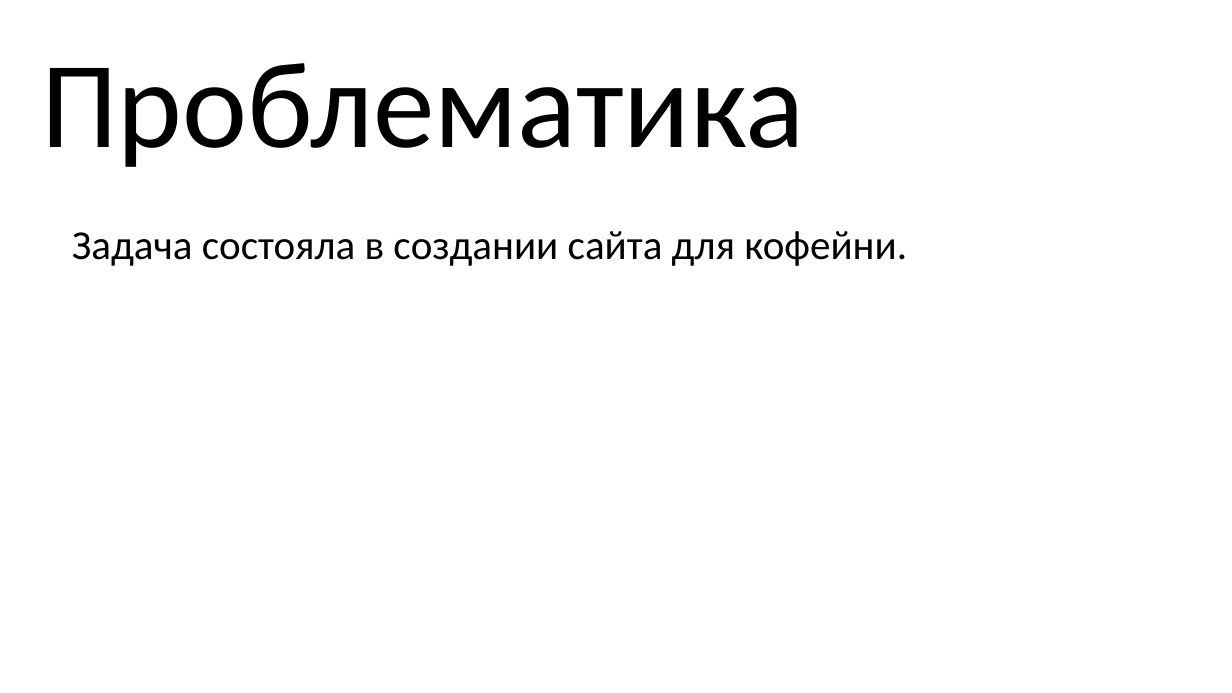
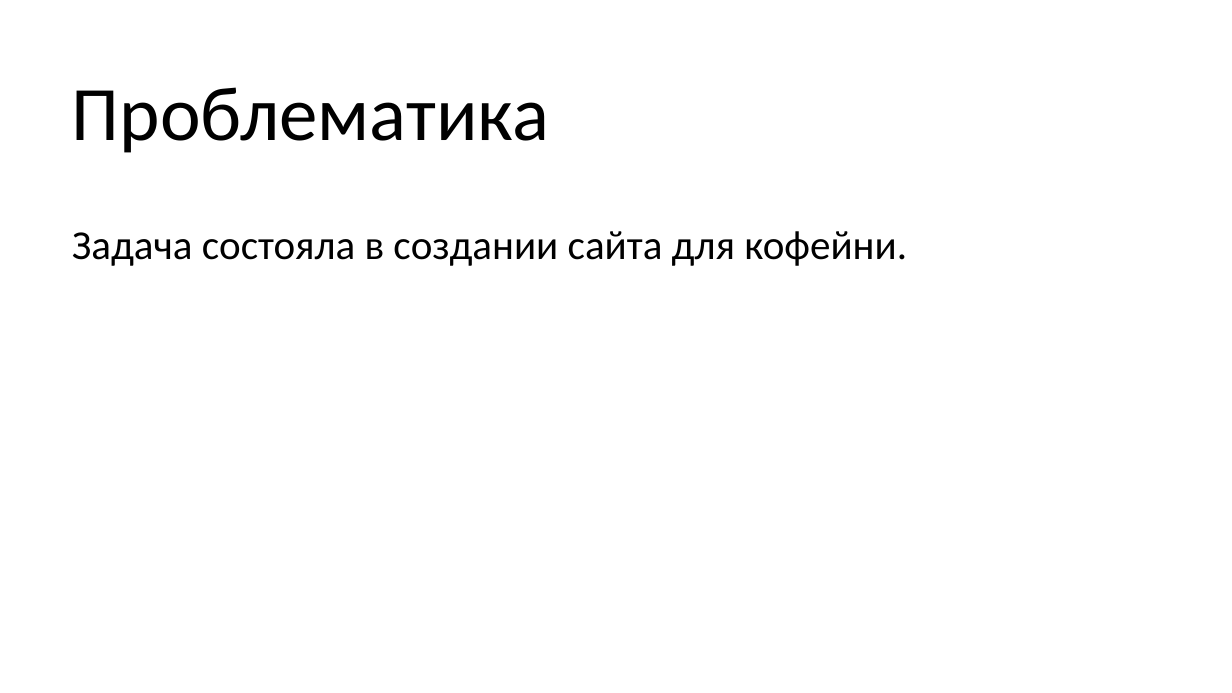
Before and after one commit to Elizzveta/Project, a slide deck: slide 2 of сайт презентация (1).pptx. Drawn at 1232x693 pixels with LibreOffice and Linux fonts; fonts in the diff are those of the drawing. Boxes give left, top, right and bottom in pixels: in the first picture for what was removed or moved away, otherwise in the second. Text is boxed around its words. In the diff, an @@ line names an element or a change of style, - is before the commit and + after.

```diff
--- a/сайт презентация (1).pptx
+++ b/сайт презентация (1).pptx
@@ title "Проблематика": place and size @@
-title "Проблематика" at [41,63,804,167]
+title "Проблематика" at [72,87,549,153]
@@ title "Проблематика" at [72,87,549,153]: size 96 to 60 pt @@
```
Also in this commit, not shown: 2 other slides changed, 1 slide added, 3 slides removed.
